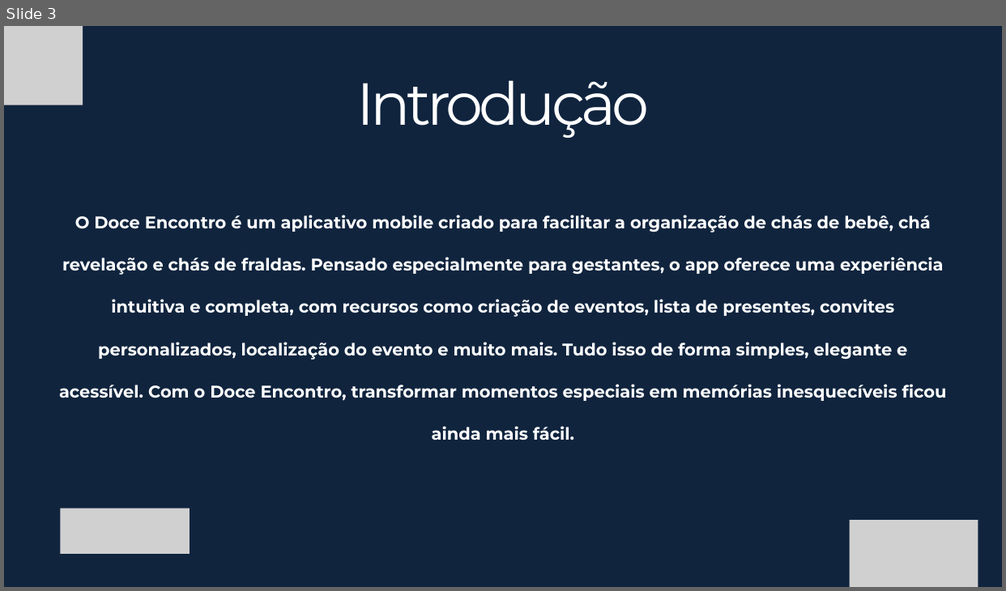
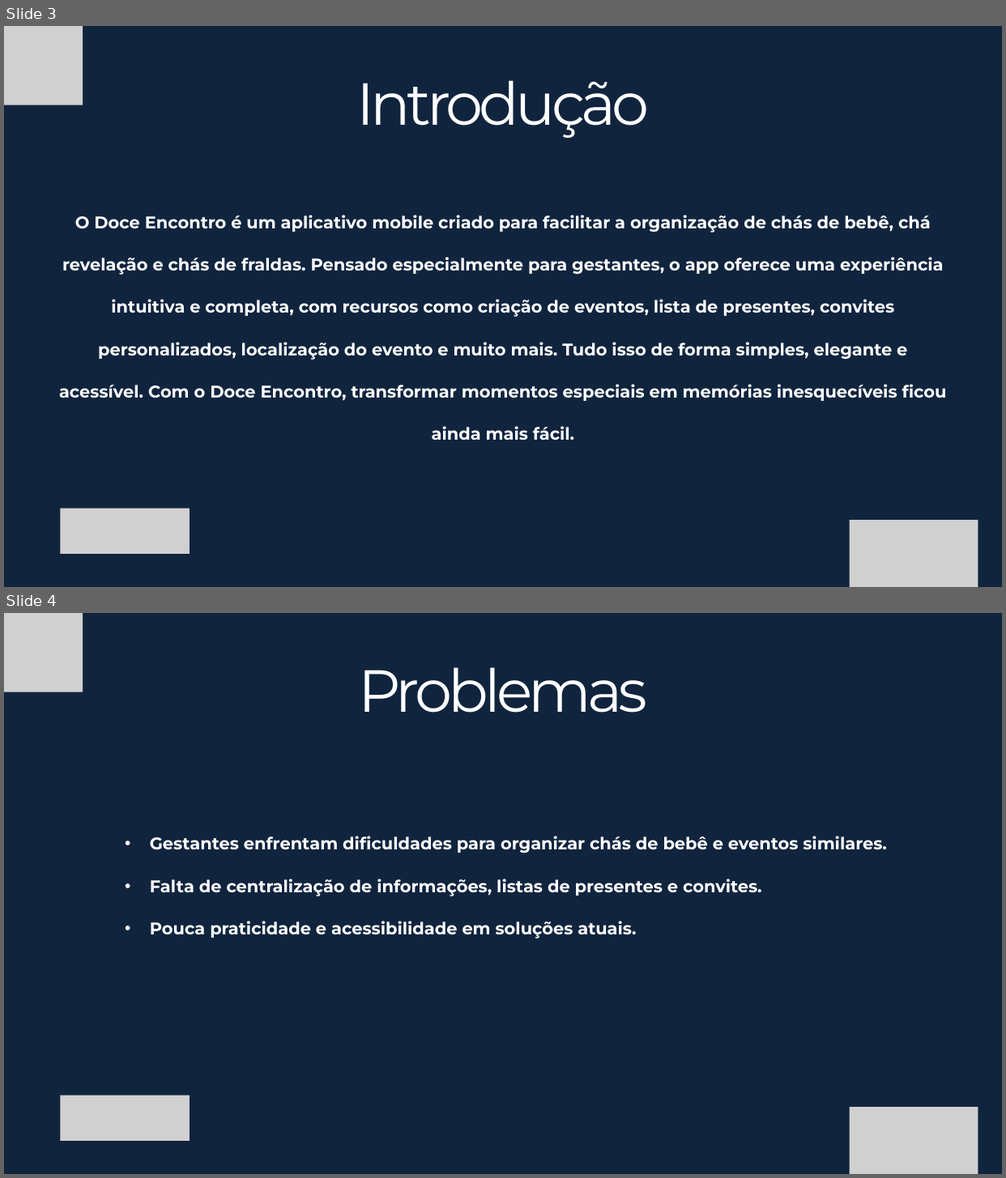
Before and after one commit to VictorAlexandreMuller/Docs, a slide deck: Eliney - Apresentação do projeto DoceEncontro AF.pptx. Shown one above the other, each under a label of ours: slide 3 before the commit, slides 3 and 4 after it. The pictures are 1006x591 and 1006x1178 pixels, drawn with LibreOffice and Linux fonts; fonts in the diff are those of the drawing; grey boxes stand for pictures. Boxes give left, top, right and bottom in pixels: in the first picture for what was removed or moved away, otherwise in the second. Text is boxed around its words. In the diff, an @@ line names an element or a change of style, - is before the commit and + after.

```diff
--- a/Eliney - Apresentação do projeto DoceEncontro AF.pptx
+++ b/Eliney - Apresentação do projeto DoceEncontro AF.pptx
@@ slide 4 added at [4,613,1002,1174], background #0F243E @@
@@ picture added at [4,613,83,692] @@
@@ text added at [359,667,648,713], 85.6 pt, text #FFFFFF @@
+Problemas
@@ text added at [150,836,887,939], 24.5 pt, text #FFFFFF, bold @@
+• Gestantes enfrentam dificuldades para organizar chás de bebê e eventos similares.
+• Falta de centralização de informações, listas de presentes e convites.
+• Pouca praticidade e acessibilidade em soluções atuais.
@@ picture added at [60,1096,189,1141] @@
@@ picture added at [850,1107,978,1174] @@
```
Also in this commit, not shown: 4 other slides added, 2 slides removed.
